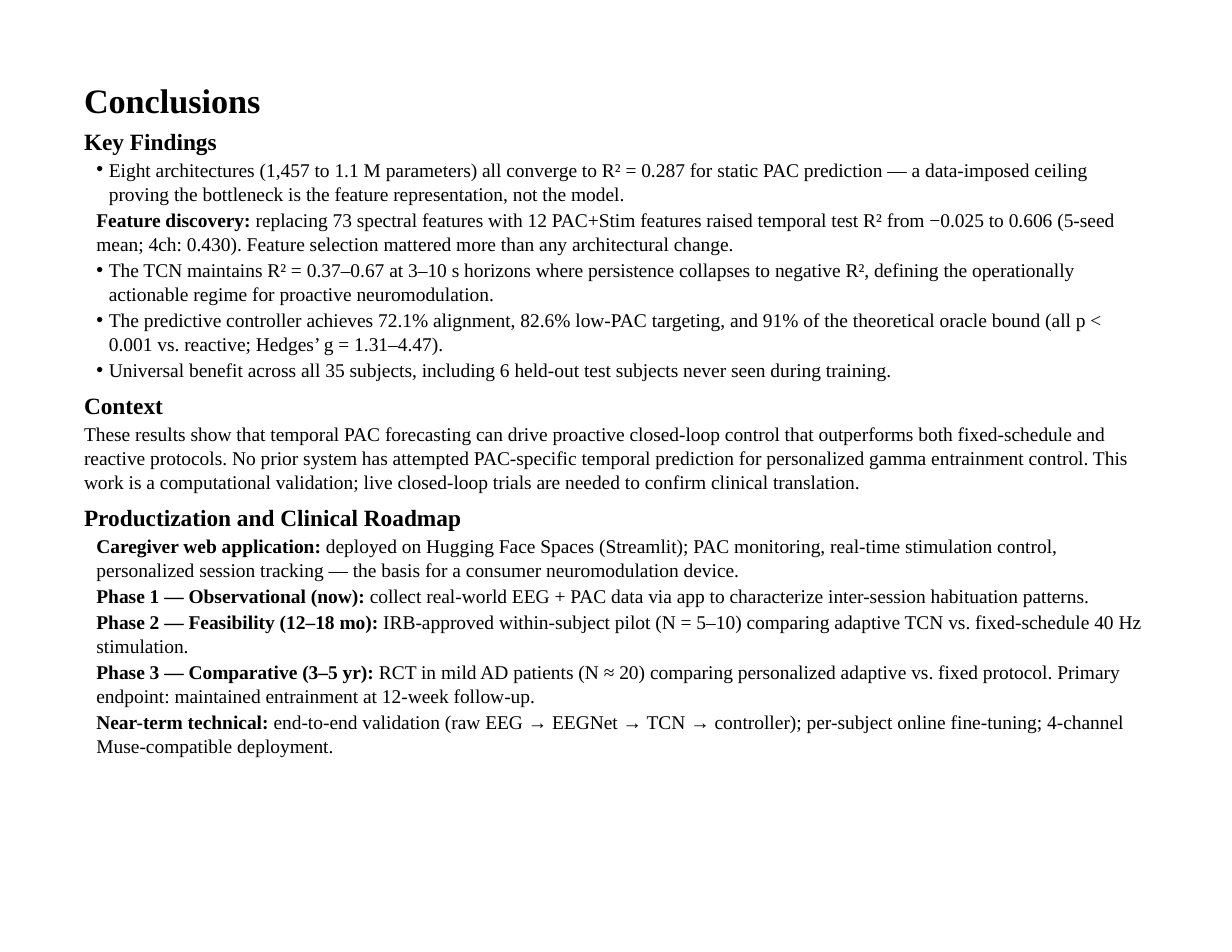
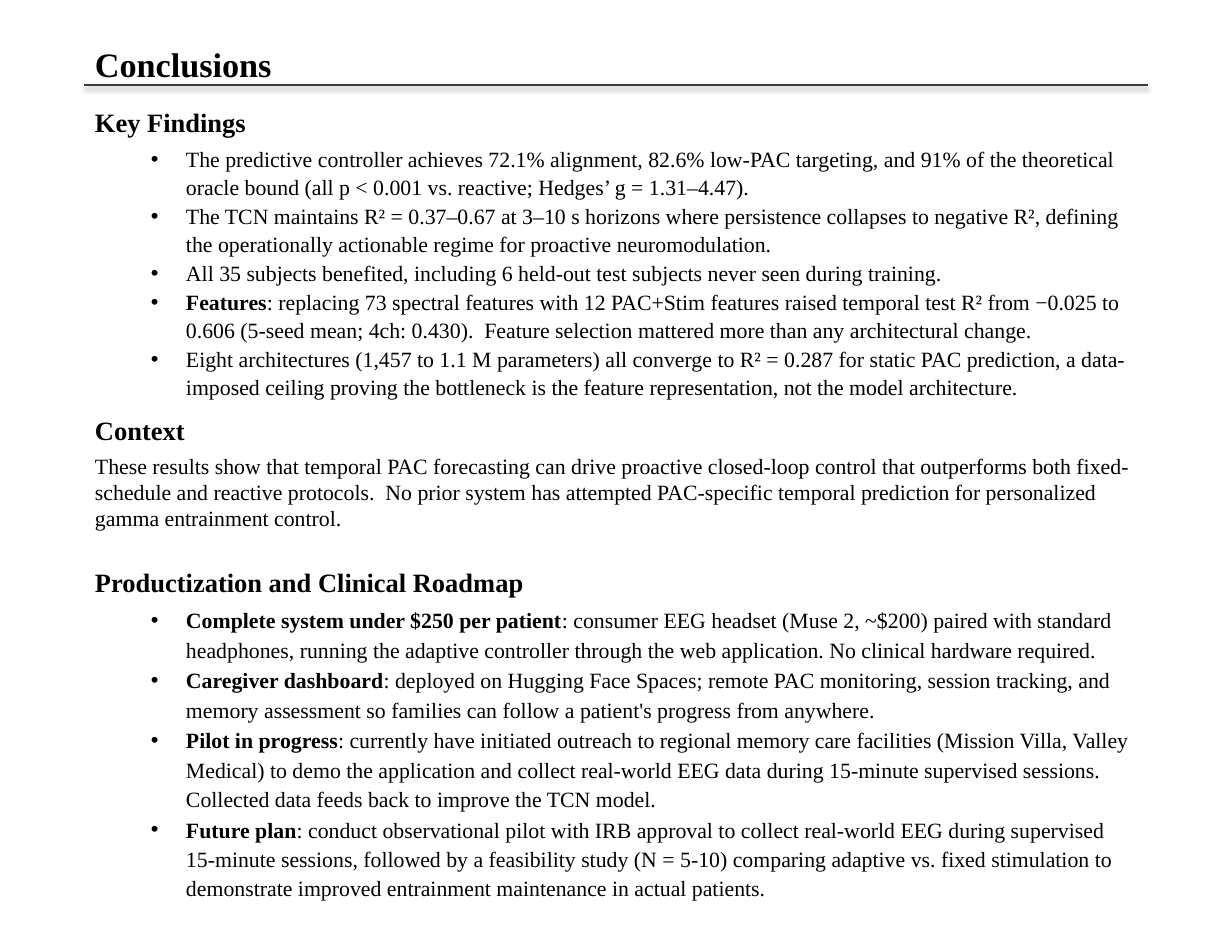
Before and after one commit to amaar-mc/closedloop-40hz-entrainment, a slide deck: slide 11 of CSEF/Presentation/CSEF_2026_Presentation.pptx (slide 10 before the commit). Drawn at 1232x952 pixels with LibreOffice and Linux fonts; fonts in the diff are those of the drawing. Boxes give left, top, right and bottom in pixels: in the first picture for what was removed or moved away, otherwise in the second. Text is boxed around its words. In the diff, an @@ line names an element or a change of style, - is before the commit and + after.

Commit message:
docs(csef): update presentation to final submitted version
Final 13-page presentation submitted to CSEF portal. Includes corrected
Jiao (2025) reference, updated closing sentence, trimmed discussion and
conclusions pages, and 91% oracle targeting gap clarification.

```diff
--- a/CSEF/Presentation/CSEF_2026_Presentation.pptx
+++ b/CSEF/Presentation/CSEF_2026_Presentation.pptx
@@ text "Conclusions": place and size @@
-text "Conclusions" at box(84, 89, 260, 114)
+text "Conclusions" at box(95, 53, 271, 78)
@@ text "Conclusions" at box(95, 53, 271, 78): less space between paragraphs @@
@@ line added from (84, 85) to (1148, 85), #3C3C3C 1 pt @@
@@ text "Key Findings": place and size @@
-text "Key Findings" at box(84, 133, 217, 155)
+text "Key Findings" at box(95, 113, 246, 138)
@@ text "The predictive controller achieves 72.1% ...": place and size @@
-text "The predictive controller achieves 72.1% ..." at box(96, 163, 1114, 381)
+text "The predictive controller achieves 72.1% ..." at box(186, 151, 1125, 400)
@@ text at box(186, 151, 1114, 200): text changed; size 12.5 to 14 pt @@
-• Eight architectures (1,457 to 1.1 M parameters) all converge to R² = 0.287 for static PAC prediction — a data-imposed ceiling proving the bottleneck is the feature representation, not the model.
-• Feature discovery: replacing 73 spectral features with 12 PAC+Stim features raised temporal test R² from −0.025 to 0.606 (5-seed mean; 4ch: 0.430). Feature selection mattered more than any architectural change.
+• The predictive controller achieves 72.1% alignment, 82.6% low-PAC targeting, and 91% of the theoretical oracle bound (all p < 0.001 vs. reactive; Hedges’ g = 1.31–4.47).
@@ text at box(186, 208, 1119, 257): size 12.5 to 14 pt in "The TCN maintains R² = 0.37–0.67 at ..."; indent changed; line spacing 15.6pt to 17.8pt @@
@@ text at box(186, 265, 1125, 400): text changed; size 12.5 to 14 pt @@
-• The predictive controller achieves 72.1% alignment, 82.6% low-PAC targeting, and 91% of the theoretical oracle bound (all p < 0.001 vs. reactive; Hedges’ g = 1.31–4.47).
-• Universal benefit across all 35 subjects, including 6 held-out test subjects never seen during training.
+• All 35 subjects benefited, including 6 held-out test subjects never seen during training.
+• Features: replacing 73 spectral features with 12 PAC+Stim features raised temporal test R² from −0.025 to 0.606 (5-seed mean; 4ch: 0.430). Feature selection mattered more than any architectural change.
+• Eight architectures (1,457 to 1.1 M parameters) all converge to R² = 0.287 for static PAC prediction, a data-imposed ceiling proving the bottleneck is the feature representation, not the model architecture.
@@ text "Context": place and size @@
-text "Context" at box(84, 398, 163, 415)
+text "Context" at box(95, 422, 185, 441)
@@ text at box(95, 458, 1128, 531): text changed; size 12.5 to 14 pt @@
-These results show that temporal PAC forecasting can drive proactive closed-loop control that outperforms both fixed-schedule and reactive protocols. No prior system has attempted PAC-specific temporal prediction for personalized gamma entrainment control. This work is a computational validation; live closed-loop trials are needed to confirm clinical translation.
+These results show that temporal PAC forecasting can drive proactive closed-loop control that outperforms both fixed-schedule and reactive protocols. No prior system has attempted PAC-specific temporal prediction for personalized gamma entrainment control.
@@ text removed at box(96, 539, 1142, 757) @@
-• Caregiver web application: deployed on Hugging Face Spaces (Streamlit); PAC monitoring, real-time stimulation control, personalized session tracking — the basis for a consumer neuromodulation device.
-• Phase 1 — Observational (now): collect real-world EEG + PAC data via app to characterize inter-session habituation patterns.
-• Phase 2 — Feasibility (12–18 mo): IRB-approved within-subject pilot (N = 5–10) comparing adaptive TCN vs. fixed-schedule 40 Hz stimulation.
-• Phase 3 — Comparative (3–5 yr): RCT in mild AD patients (N ≈ 20) comparing personalized adaptive vs. fixed protocol. Primary endpoint: maintained entrainment at 12-week follow-up.
-• Near-term technical: end-to-end validation (raw EEG → EEGNet → TCN → controller); per-subject online fine-tuning; 4-channel Muse-compatible deployment.
@@ size 15 to 17 pt; less space between paragraphs in 3 elements at box(95, 113, 246, 138), box(95, 422, 185, 441), box(95, 573, 523, 598) @@
@@ text "Productization and Clinical Roadmap": place and size @@
-text "Productization and Clinical Roadmap" at box(84, 509, 461, 531)
+text "Productization and Clinical Roadmap" at box(95, 573, 523, 598)
@@ text added at box(186, 612, 1128, 901), 14 pt, text #000000 @@
+• Complete system under $250 per patient: consumer EEG headset (Muse 2, ~$200) paired with standard headphones, running the adaptive controller through the web application. No clinical hardware required.
+• Caregiver dashboard: deployed on Hugging Face Spaces; remote PAC monitoring, session tracking, and memory assessment so families can follow a patient's progress from anywhere.
+• Pilot in progress: currently have initiated outreach to regional memory care facilities (Mission Villa, Valley Medical) to demo the application and collect real-world EEG data during 15-minute supervised sessions. Collected data feeds back to improve the TCN model.
+• Future plan: conduct observational pilot with IRB approval to collect real-world EEG during supervised 15-minute sessions, followed by a feasibility study (N = 5-10) comparing adaptive vs. fixed stimulation to demonstrate improved entrainment maintenance in actual patients.
```
Also in this commit, not shown: 11 other slides changed, 1 slide added, 1 other file.
